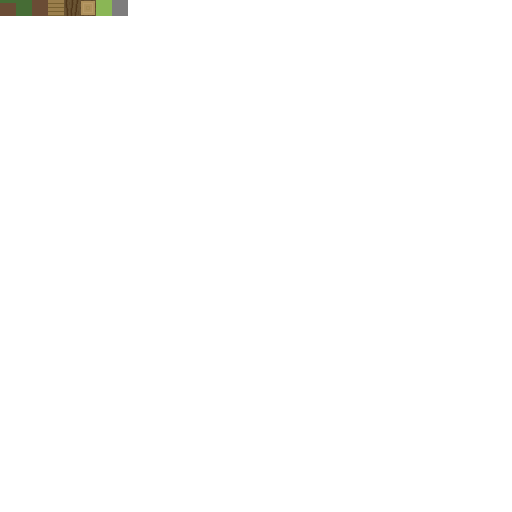
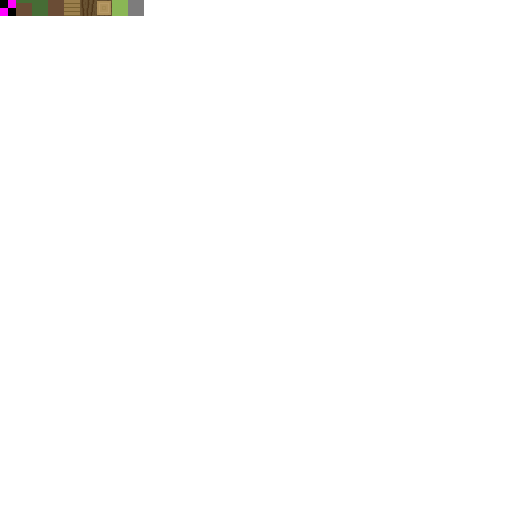
Revision of a layered 512 x 512 image; what changed, layer by layer:
painted on "Слой 4" over [0, 0, 144, 16]
